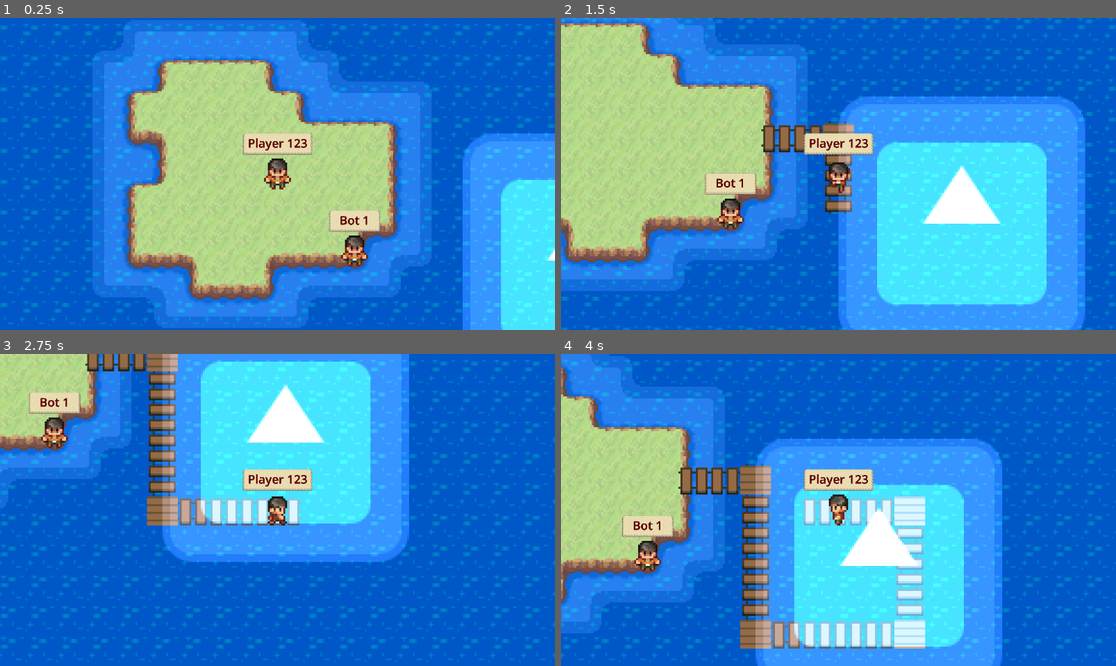
Above: before the commit, frames 1-4 (two rows, left to right).
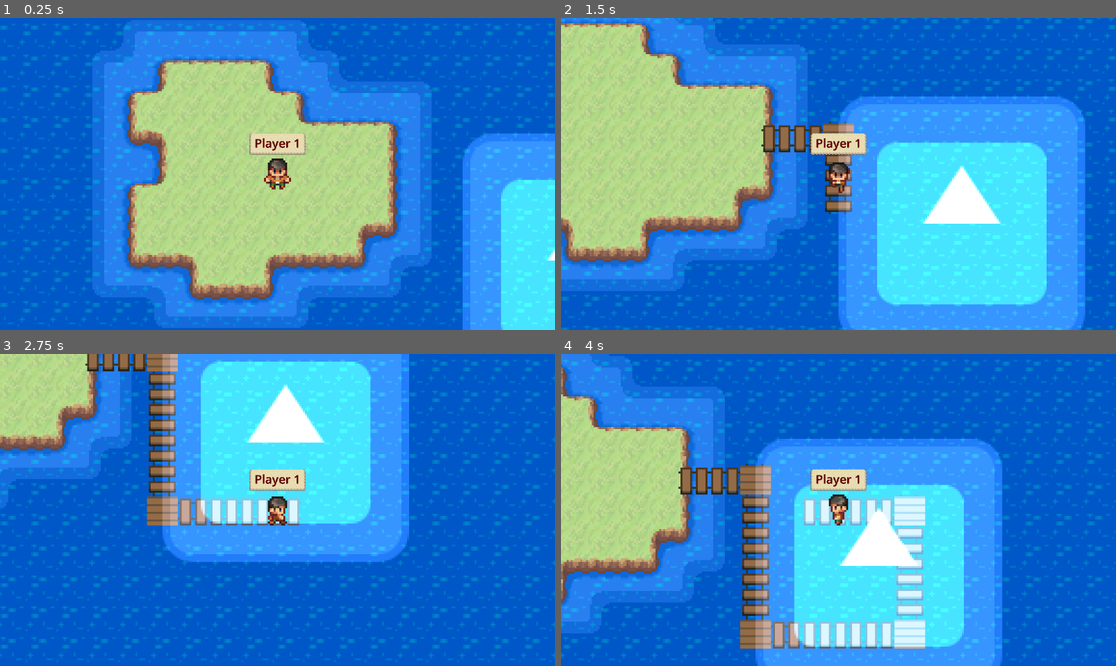
Above: after the commit, the same moments.

Repository: filippo-orru/island-tag-game
Game: Godot game, scene res://world.tscn
Same seed, same stepped clock (60 frames per second), same inputs: the game is played once before the commit and once after it. The engine's default icon, where the game draws it, is replaced by a stand-in: a white triangle on a blue panel in a dark square.
Inputs:
- Up to frame 1 (0.25 s): no input
- Up to frame 2 (1.5 s): tap Enter at 0.5 s; hold Right (ui_right) 0.53-1.28 s; hold Down (ui_down) from 1.28 s (still down)
- Up to frame 3 (2.75 s): release Down (ui_down) at 2.03 s; hold Right (ui_right) from 2.03 s (still down)
- Up to frame 4 (4 s): release Right (ui_right) at 2.78 s; hold Up (ui_up) 2.78-3.53 s; hold Left (ui_left) from 3.53 s (still down)

The runs differ from the first frame. In frame 1, 1.3% of the frame differs, in the area x 43-69%, y 36-80%; in frame 2, 1.4%; in frame 3, 1.4%, in the area x 5-57%, y 12-44%; in frame 4, 1.4%.

Commit message:
Revert "Instanciate first bot"
This reverts commit 4df714ef93e6430e710a7bbac1aeee54b3bedf2b.

Diff:
--- a/Player.gd
+++ b/Player.gd
@@ -8,19 +8,9 @@
 var targetPos = Vector2i(0, 0)
 var currentMovementSpeed = 0.0
 
-var playerName = "Player 123"
-var controllable = true # false for bots or other players via multiplayer network
-
 var lastInputs = {"ui_left": 0, "ui_right": 0, "ui_up": 0, "ui_down": 0}
 
-func _ready():
-	var playerTag = $Control/MarginContainer/MarginContainer2/CenterContainer/PlayerTag
-	playerTag.text = playerName
-
 func _input(event):
-	if !controllable:
-		return
-
 	if event.is_action_pressed("ui_left"):
 		lastInputs["ui_left"] = Time.get_ticks_msec()
 	elif event.is_action_released("ui_left"):
@@ -44,7 +34,7 @@
 func nextMove():
 	fromPos = targetPos
 
-	if controllable && Input.get_vector("ui_left", "ui_right", "ui_up", "ui_down") != Vector2.ZERO:
+	if Input.get_vector("ui_left", "ui_right", "ui_up", "ui_down") != Vector2.ZERO:
 		if lastInputs["ui_left"] > lastInputs["ui_right"] && lastInputs["ui_left"] > lastInputs["ui_up"] && lastInputs["ui_left"] > lastInputs["ui_down"]:
 			$AnimationPlayer.play("walk_left")
 			targetPos.x -= 1
--- a/World.gd
+++ b/World.gd
@@ -7,16 +7,8 @@
 
 static var _instance: GameWorld = null
 
-var _player_scene = preload("res://player.tscn")
-
 func _ready():
 	_instance = self if _instance == null else _instance
-
-	var player = _player_scene.instantiate()
-	player.position = Vector2(40, 40)
-	player.get_child(0).playerName = "Bot 1"
-	player.get_child(0).controllable = false
-	add_child(player)
 
 
 static func get_tile_data_at(layer: int, position: Vector2i) -> TileData:
--- a/player.tscn
+++ b/player.tscn
@@ -166,7 +166,7 @@
 [node name="CenterContainer" type="CenterContainer" parent="Player/Control/MarginContainer/MarginContainer2"]
 layout_mode = 2
 
-[node name="PlayerTag" type="Label" parent="Player/Control/MarginContainer/MarginContainer2/CenterContainer"]
+[node name="Label" type="Label" parent="Player/Control/MarginContainer/MarginContainer2/CenterContainer"]
 layout_mode = 2
 theme_override_colors/font_color = Color(0.323575, 0.000218153, 0.00011959, 1)
 theme_override_colors/font_outline_color = Color(0.618933, 7.86438e-07, 2.62221e-07, 1)
Not shown: 1 places in map.tres that only renumber resources
Not shown: 1 places in world.tscn that only renumber resources
